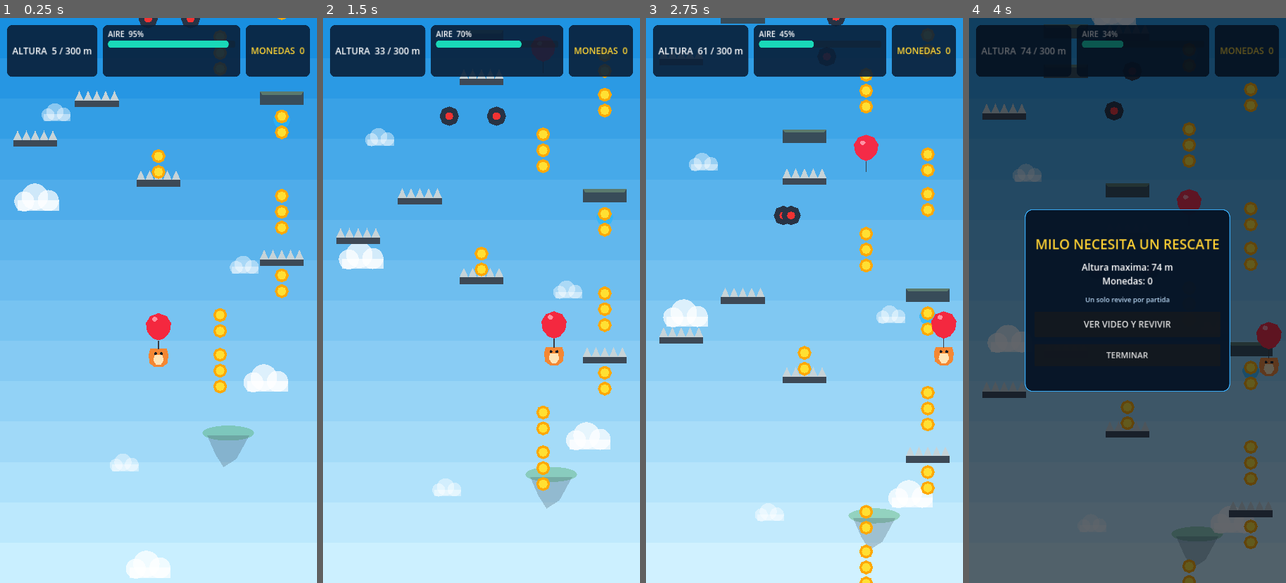
Above: before the commit, frames 1-4 (left to right).
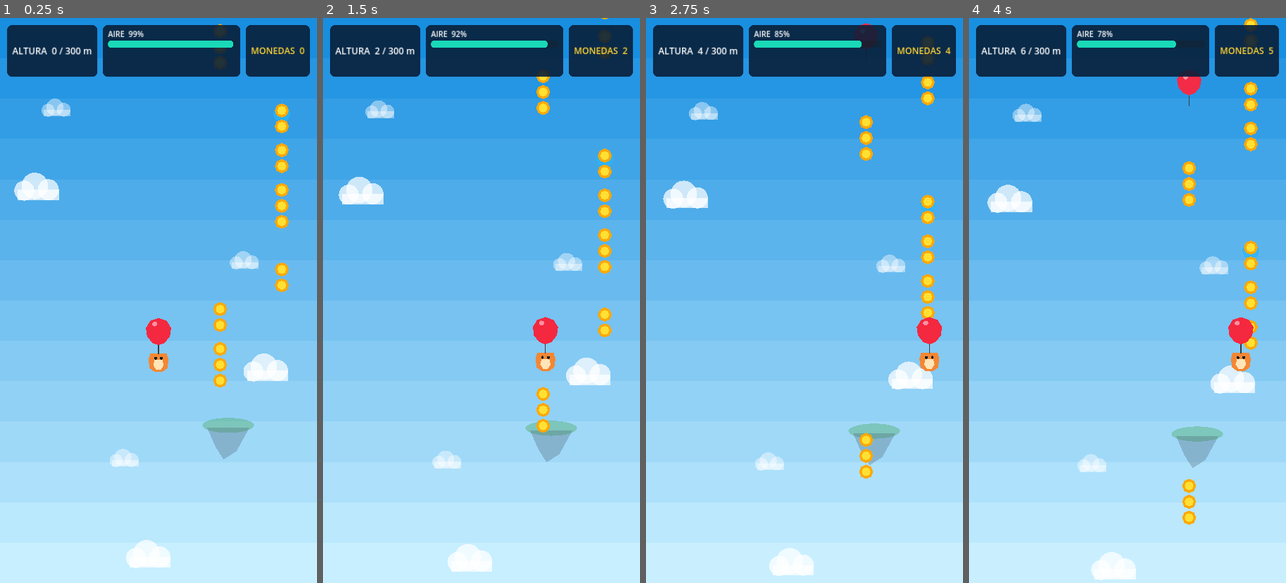
Above: after the commit, the same moments.

Repository: Mauroz10/floppy
Game: Godot game, scene res://scenes/main/main.tscn
Two runs of this game, one before a commit and one after it. Both use one fixed random seed, a clock stepped at 60 frames per second and the inputs below.
Inputs (mouse positions are in pixels of both pictures, inside the frame that each line leads up to):
- Up to frame 1 (0.25 s): no input
- Up to frame 2 (1.5 s): move the mouse to (551, 272) at 0.52 s; hold D 0.53-1.25 s; click (551, 272) at 0.67 s; drag from (418, 328) to (541, 430) at 1.27 s
- Up to frame 3 (2.75 s): move the mouse to (836, 176) at 2.02 s; hold D from 2.03 s (still down)
- Up to frame 4 (4 s): release D at 2.75 s; drag from (1111, 413) to (1187, 566) at 2.77 s; move the mouse to (1222, 385) at 3.52 s; hold A from 3.53 s (still down)

The runs differ from the first frame. In frame 1, 6.5% of the frame differs, in the area x 4-96%, y 0-100%; in frame 2, 10%; in frame 3, 12%; in frame 4, 100%, in the area x 0-100%, y 0-100%.

Commit message:
Update game_balance.gd

Diff:
--- a/data/game_balance.gd
+++ b/data/game_balance.gd
@@ -1,40 +1,125 @@
 extends Resource
 class_name GameBalance
 
+
+# ============================================================
+# MOVIMIENTO HORIZONTAL
+# ============================================================
+
 @export_category("Horizontal Movement")
-@export var horizontal_speed: float = 340.0
-@export var horizontal_acceleration: float = 1500.0
-@export var horizontal_deceleration: float = 1250.0
+
+@export var horizontal_speed: float = 300.0
+@export var horizontal_acceleration: float = 1200.0
+@export var horizontal_deceleration: float = 1000.0
 @export var horizontal_margin: float = 58.0
 
+
+# ============================================================
+# ASCENSO CON GLOBO
+# ============================================================
+
 @export_category("Inflated Movement")
-@export var rise_speed: float = 270.0
-@export var max_air: float = 5.0
+
+# Velocidad vertical de Milo.
+# Antes: 270 px/s
+# Ahora: 125 px/s
+@export var rise_speed: float = 125.0
+
+
+# Aproximadamente 18 segundos de aire completo.
+@export var max_air: float = 18.0
+
+
+# Consume 1 unidad de aire por segundo.
 @export var air_drain_per_second: float = 1.0
-@export_range(0.0, 1.0, 0.01) var low_air_threshold: float = 0.25
+
+
+# Al llegar al 20% aparece la alerta de aire bajo.
+@export_range(0.0, 1.0, 0.01)
+var low_air_threshold: float = 0.20
+
+
+# ============================================================
+# CAÍDA
+# ============================================================
 
 @export_category("Falling")
-@export var gravity: float = 1180.0
-@export var max_fall_speed: float = 760.0
+
+@export var gravity: float = 1050.0
+@export var max_fall_speed: float = 700.0
+
+
+# Tiempo para encontrar un globo durante la caída.
 @export var fall_rescue_window: float = 3.5
-@export var rescue_balloon_min_drop: float = 560.0
-@export var rescue_balloon_max_drop: float = 820.0
+
+
+# Distancia a la que puede aparecer el globo de rescate.
+@export var rescue_balloon_min_drop: float = 520.0
+@export var rescue_balloon_max_drop: float = 760.0
+
+
+# ============================================================
+# REVIVE
+# ============================================================
 
 @export_category("Revive")
+
+# Revive con 100% de aire.
 @export var revive_air_ratio: float = 1.0
+
+
+# Protección después de revivir.
 @export var revive_invulnerability_seconds: float = 2.0
 
+
+# ============================================================
+# MUNDO Y ALTURA
+# ============================================================
+
 @export_category("World")
-@export var pixels_per_meter: float = 12.0
+
+# 80 píxeles recorridos equivalen aproximadamente
+# a 1 metro mostrado en el HUD.
+#
+# Antes estaba en 12, por eso los metros
+# aumentaban exageradamente rápido.
+@export var pixels_per_meter: float = 80.0
+
+
 @export var world_width: float = 1080.0
+
 @export var chunk_height: float = 540.0
+
+
+# Escenario generado por encima del jugador.
 @export var chunks_above_player: int = 7
+
+
+# Escenario conservado debajo para permitir
+# caídas y rescates.
 @export var chunks_below_player: int = 4
+
+
 @export var lane_count: int = 5
 @export var lane_side_margin: float = 120.0
 @export var rows_per_chunk: int = 3
 
+
+# ============================================================
+# JARDINES DE NIMBO
+# ============================================================
+
 @export_category("Zone 1 Difficulty")
+
+
+# Los drones comienzan después de 90 metros.
 @export var drone_start_height_meters: float = 90.0
+
+
+# Máximo de peligros por fila.
 @export var max_hazards_per_row: int = 2
-@export var bubble_restore_seconds: float = 1.5
+
+
+# Una burbuja devuelve aproximadamente
+# 4 segundos de aire.
+@export var bubble_restore_seconds: float = 4.0
